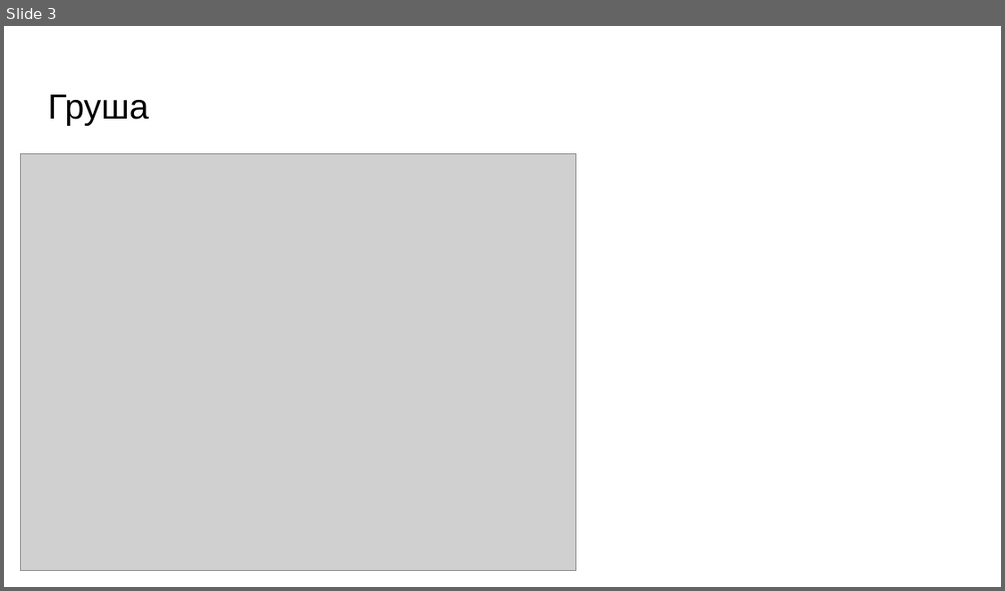
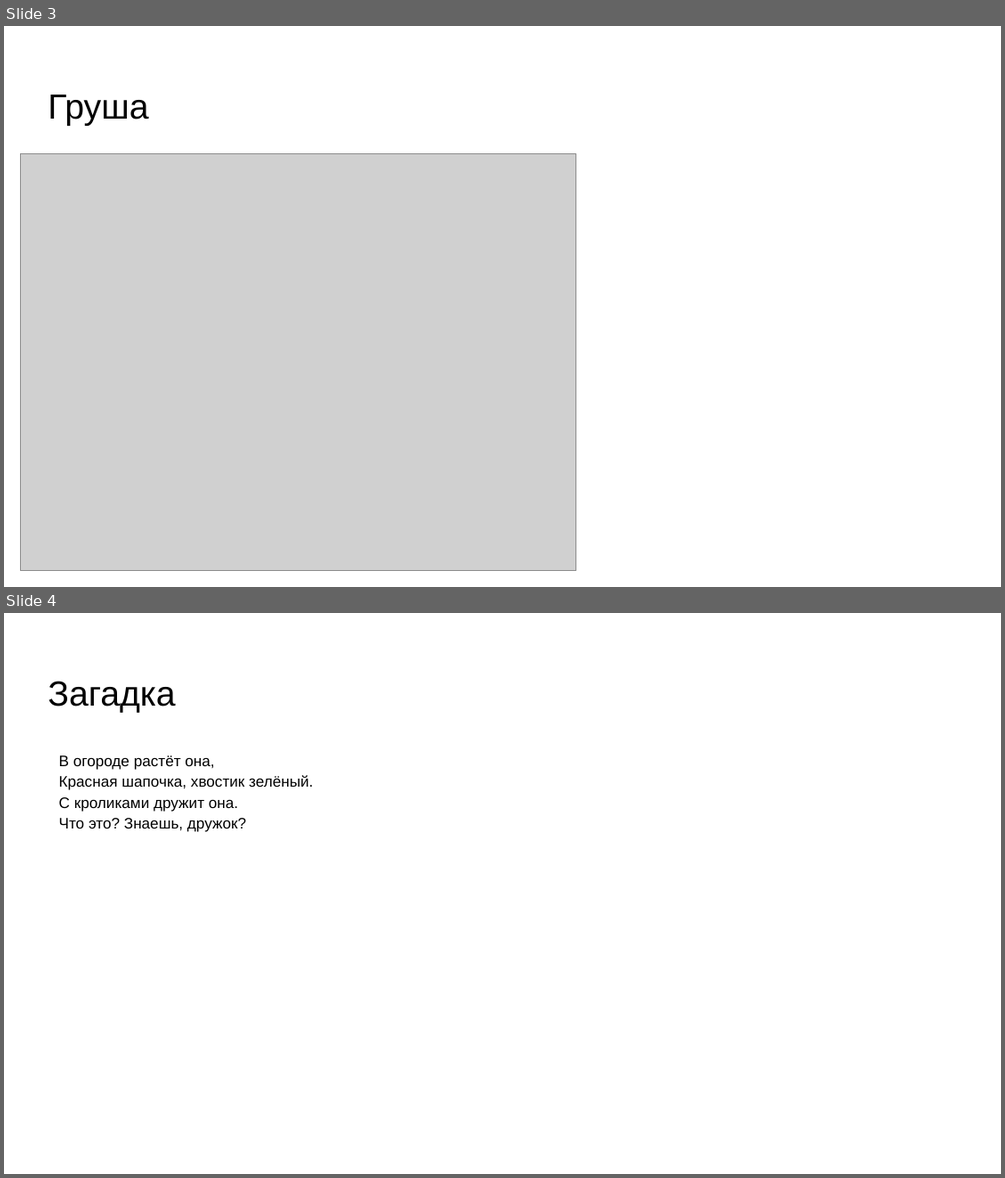
Before and after one commit to NikPeg/AITutorBot, a slide deck: apple.pptx. Shown one above the other, each under a label of ours: slide 3 before the commit, slides 3 and 4 after it. The pictures are 1005x591 and 1005x1178 pixels, drawn with LibreOffice and Linux fonts; fonts in the diff are those of the drawing; grey boxes stand for pictures. Boxes give left, top, right and bottom in pixels: in the first picture for what was removed or moved away, otherwise in the second. Text is boxed around its words. In the diff, an @@ line names an element or a change of style, - is before the commit and + after.

Commit message:
загадка in pptx

```diff
--- a/apple.pptx
+++ b/apple.pptx
@@ slide 4 added at <box>4,613,1001,1174</box>, background #FFFFFF @@
@@ title added at <box>48,681,175,713</box>, 25.2 pt, text #000000 @@
+Загадка
@@ text added at <box>59,755,313,832</box>, 11 pt, text #000000 @@
+В огороде растёт она,
+Красная шапочка, хвостик зелёный.
+С кроликами дружит она.
+Что это? Знаешь, дружок?
```
Also in this commit, not shown: 1 slide removed, 2 other files.
